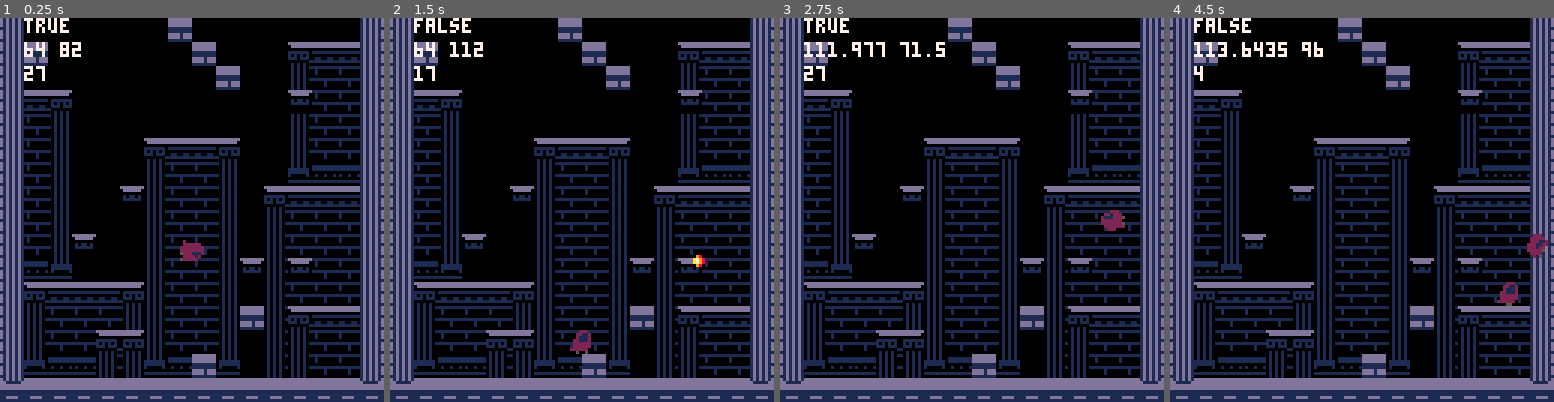
Above: before the commit, frames 1-4 (left to right).
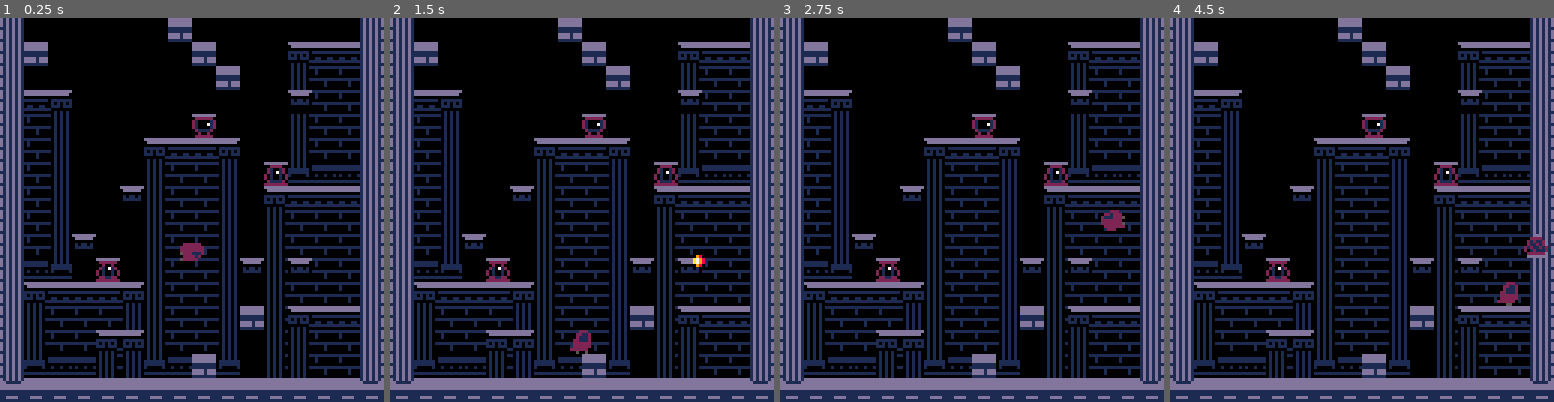
Above: after the commit, the same moments.

Repository: NunoDasNeves/pathofagni-pico8
Game: PICO-8 cartridge jumper.p8
Two runs of this game, one before a commit and one after it. Both use one fixed random seed, a clock stepped at 60 frames per second and the inputs below.
Inputs:
- Up to frame 1 (0.25 s): no input
- Up to frame 2 (1.5 s): tap X (X key) at 0.33, 1.07 s; tap O (Z key) at 0.7 s
- Up to frame 3 (2.75 s): hold Right 1.6-2.1 s; tap O (Z key) at 1.7, 2.1, 2.5 s; tap X (X key) at 1.85 s; hold Up 2.15-2.42 s; hold Right from 2.47 s (still down)
- Up to frame 4 (4.5 s): tap O (Z key) every 0.4 s from 2.9 to 4.1 s; tap X (X key) at 2.97, 4.08 s; release Right at 3.03 s; hold Left 3.08-3.58 s; hold Down 3.63-3.97 s; hold Right from 4.02 s (still down)

The runs differ from the first frame. In frame 1, 1.4% of the frame differs, in the area x 6-75%, y 0-69%; in frame 2, 1.4%; in frame 3, 1.6%; in frame 4, 1.8%, in the area x 6-99%, y 0-69%.

Commit message:
added TODO. iterated on lantern

Diff:
--- a/jumper.p8
+++ b/jumper.p8
@@ -6,7 +6,7 @@
 #include util.lua
 
 --
-dbg = true
+dbg = false
 
 -- disable btnp repeating
 poke(0x5f5c, 255)
@@ -336,23 +336,87 @@
 
 
 
+…(48 lines of a section not shown)…
 __gff__
-0000010101010000000000000000000003070300000000000000000000000000030703000000000000000000000000000605060000000000000000000000000000000000000000000000000000000000000000000000000000000000000000000000000000000000000000000000000000000000000000000000000000000000
+0000010101010000000000000000000003070300000000000000000000000000030703000000000000000000000000000605060000000000000000000000000000000000000000000000000000000000000000010100000000000000000000000000000000000000000000000000000000000000000000000000000000000000
 0000000000000000000000000000000000000000000000000000000000000000000000000000000000000000000000000000000000000000000000000000000000000000000000000000000000000000000000000000000000000000000000000000000000000000000000000000000000000000000000000000000000000000
 __map__
 2200000000000011000000000000002000000000000000000000000000000000000000000000000000000000000000000000000000000000000000000000000000000000000000000000000000000000000000000000000000000000000000000000000000000000000000000000000000000000000000000000000000000000
 2211000000000000110000000304042000000000000000000000000000000000000000000000000000000000000000000000000000000000000000000000000000000000000000000000000000000000000000000000000000000000000000000000000000000000000000000000000000000000000000000000000000000000
 2200000000000000001100001a1b1b2000000000000000000000000000000000000000000000000000000000000000000000000000000000000000000000000000000000000000000000000000000000000000000000000000000000000000000000000000000000000000000000000000000000000000000000000000000000
 220405000000000000000000021b1b2000000000000000000000000000000000000000000000000000000000000000000000000000000000000000000000000000000000000000000000000000000000000000000000000000000000000000000000000000000000000000000000000000000000000000000000000000000000
-221b1c0000000000000000001a1b1b2000000000000000000000000000000000000000000000000000000000000000000000000000000000000000000000000000000000000000000000000000000000000000000000000000000000000000000000000000000000000000000000000000000000000000000000000000000000
+221b1c0000000000570000001a1b1b2000000000000000000000000000000000000000000000000000000000000000000000000000000000000000000000000000000000000000000000000000000000000000000000000000000000000000000000000000000000000000000000000000000000000000000000000000000000
 221b1c0000000304040500001a1b1b2000000000000000000000000000000000000000000000000000000000000000000000000000000000000000000000000000000000000000000000000000000000000000000000000000000000000000000000000000000000000000000000000000000000000000000000000000000000
-221b1c0000001a1b1b1c00002a2b2b2000000000000000000000000000000000000000000000000000000000000000000000000000000000000000000000000000000000000000000000000000000000000000000000000000000000000000000000000000000000000000000000000000000000000000000000000000000000
+221b1c0000001a1b1b1c00582a2b2b2000000000000000000000000000000000000000000000000000000000000000000000000000000000000000000000000000000000000000000000000000000000000000000000000000000000000000000000000000000000000000000000000000000000000000000000000000000000
 221b1c0000021a1b1b1c00030404042000000000000000000000000000000000000000000000000000000000000000000000000000000000000000000000000000000000000000000000000000000000000000000000000000000000000000000000000000000000000000000000000000000000000000000000000000000000
 221b1c0000001a1b1b1c001a1b1b1b2000000000000000000000000000000000000000000000000000000000000000000000000000000000000000000000000000000000000000000000000000000000000000000000000000000000000000000000000000000000000000000000000000000000000000000000000000000000
 221b1c0200001a1b1b1c001a1b1b1b2000000000000000000000000000000000000000000000000000000000000000000000000000000000000000000000000000000000000000000000000000000000000000000000000000000000000000000000000000000000000000000000000000000000000000000000000000000000
-222b2c0000001a1b1b1c021a021b1b2000000000000000000000000000000000000000000000000000000000000000000000000000000000000000000000000000000000000000000000000000000000000000000000000000000000000000000000000000000000000000000000000000000000000000000000000000000000
+222b2c0054001a1b1b1c021a021b1b2000000000000000000000000000000000000000000000000000000000000000000000000000000000000000000000000000000000000000000000000000000000000000000000000000000000000000000000000000000000000000000000000000000000000000000000000000000000
 2203040404051a1b1b1c001a1b1b1b2000000000000000000000000000000000000000000000000000000000000000000000000000000000000000000000000000000000000000000000000000000000000000000000000000000000000000000000000000000000000000000000000000000000000000000000000000000000
 221a1b1b1b1c1a1b1b1c111a0304042000000000000000000000000000000000000000000000000000000000000000000000000000000000000000000000000000000000000000000000000000000000000000000000000000000000000000000000000000000000000000000000000000000000000000000000000000000000
 221a1b1b03051a1b1b1c001a1a1b1b2000000000000000000000000000000000000000000000000000000000000000000000000000000000000000000000000000000000000000000000000000000000000000000000000000000000000000000000000000000000000000000000000000000000000000000000000000000000
 222a2b2b1a1c2a2b112c001a1a1b1b2000000000000000000000000000000000000000000000000000000000000000000000000000000000000000000000000000000000000000000000000000000000000000000000000000000000000000000000000000000000000000000000000000000000000000000000000000000000
 3231313131313131313131313131313000000000000000000000000000000000000000000000000000000000000000000000000000000000000000000000000000000000000000000000000000000000000000000000000000000000000000000000000000000000000000000000000000000000000000000000000000000000
+0000000000000000000000000000000000000000000000000000000000000000000000000000000000000000000000000000000000000000000000000000000000000000000000000000000000000000000000000000000000000000000000000000000000000000000000000000000000000000000000000000000000000000
+0000000000000000000000000000000000000000000000000000000000000000000000000000000000000000000000000000000000000000000000000000000000000000000000000000000000000000000000000000000000000000000000000000000000000000000000000000000000000000000000000000000000000000
+0000000000000000000000000000000000000000000000000000000000000000000000000000000000000000000000000000000000000000000000000000000000000000000000000000000000000000000000000000000000000000000000000000000000000000000000000000000000000000000000000000000000000000
+0000000000000000000000000000000000000000000000000000000000000000000000000000000000000000000000000000000000000000000000000000000000000000000000000000000000000000000000000000000000000000000000000000000000000000000000000000000000000000000000000000000000000000
+0000000000000000000000000000000000000000000000000000000000000000000000000000000000000000000000000000000000000000000000000000000000000000000000000000000000000000000000000000000000000000000000000000000000000000000000000000000000000000000000000000000000000000
+0000000000000000000000000000000000000000000000000000000000000000000000000000000000000000000000000000000000000000000000000000000000000000000000000000000000000000000000000000000000000000000000000000000000000000000000000000000000000000000000000000000000000000
+0000000000000000000000000000000000000000000000000000000000000000000000000000000000000000000000000000000000000000000000000000000000000000000000000000000000000000000000000000000000000000000000000000000000000000000000000000000000000000000000000000000000000000
+0000000000000000000000000000000000000000000000000000000000000000000000000000000000000000000000000000000000000000000000000000000000000000000000000000000000000000000000000000000000000000000000000000000000000000000000000000000000000000000000000000000000000000
+0000000000000000000000000000000000000000000000000000000000000000000000000000000000000000000000000000000000000000000000000000000000000000000000000000000000000000000000000000000000000000000000000000000000000000000000000000000000000000000000000000000000000000
+0000000000000000000000000000000000000000000000000000000000000000000000000000000000000000000000000000000000000000000000000000000000000000000000000000000000000000000000000000000000000000000000000000000000000000000000000000000000000000000000000000000000000000
+0000000000000000000000000000000000000000000000000000000000000000000000000000000000000000000000000000000000000000000000000000000000000000000000000000000000000000000000000000000000000000000000000000000000000000000000000000000000000000000000000000000000000000
+0000000000000000000000000000000000000000000000000000000000000000000000000000000000000000000000000000000000000000000000000000000000000000000000000000000000000000000000000000000000000000000000000000000000000000000000000000000000000000000000000000000000000000
+0000000000000000000000000000000000000000000000000000000000000000000000000000000000000000000000000000000000000000000000000000000000000000000000000000000000000000000000000000000000000000000000000000000000000000000000000000000000000000000000000000000000000000
+0000000000000000000000000000000000000000000000000000000000000000000000000000000000000000000000000000000000000000000000000000000000000000000000000000000000000000000000000000000000000000000000000000000000000000000000000000000000000000000000000000000000000000
+0000000000000000000000000000000000000000000000000000000000000000000000000000000000000000000000000000000000000000000000000000000000000000000000000000000000000000000000000000000000000000000000000000000000000000000000000000000000000000000000000000000000000000
+2121212121212121212121212121212121212121212121212121212121212121212121212121212121212121212121212121212121212121212121212121212121212121212121212121212121212121212121212121212121212121212121212121212121212121212121212121212121212121212121212121212121212121
Not shown, changed: 57 lines of the sprite sheet (__gfx__) section of jumper.p8
Not shown, added: TODO.md
